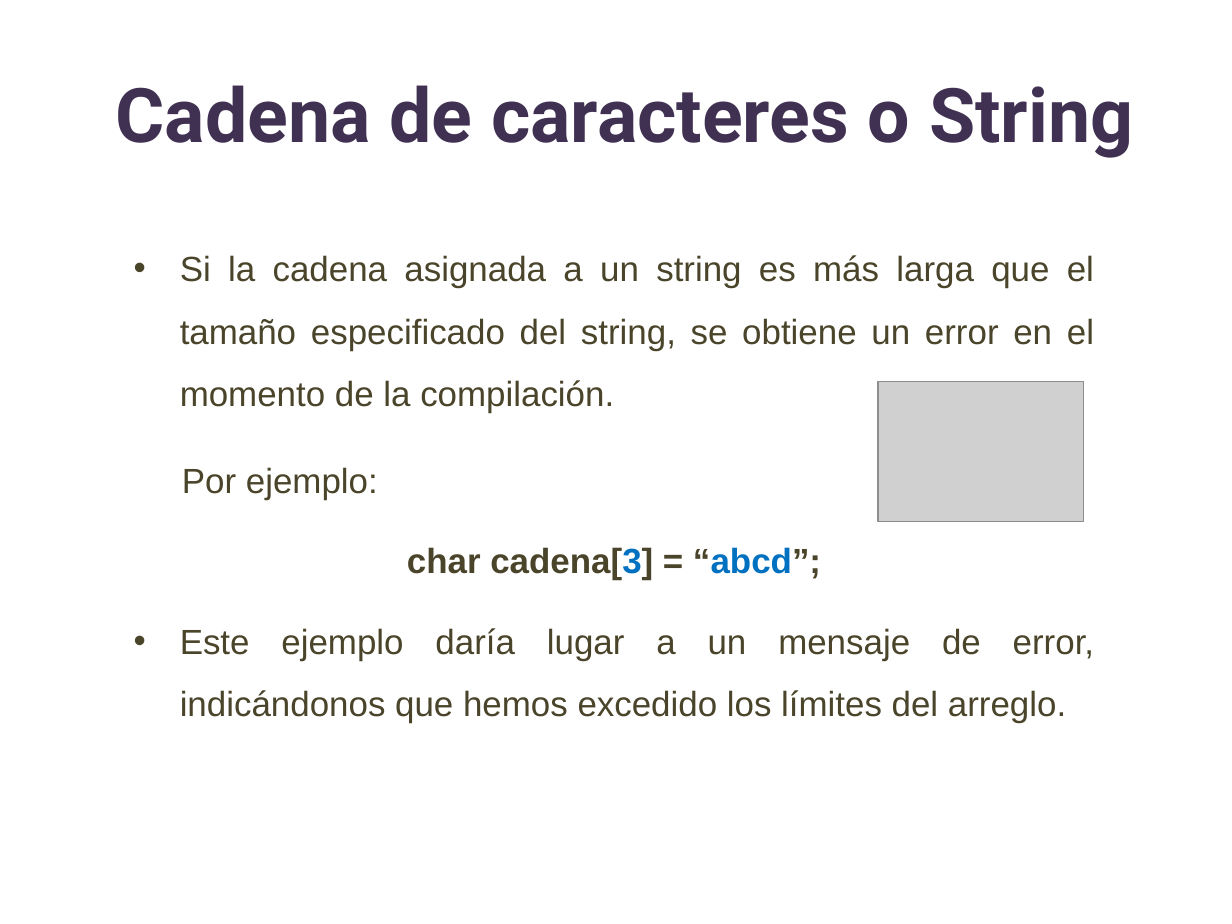
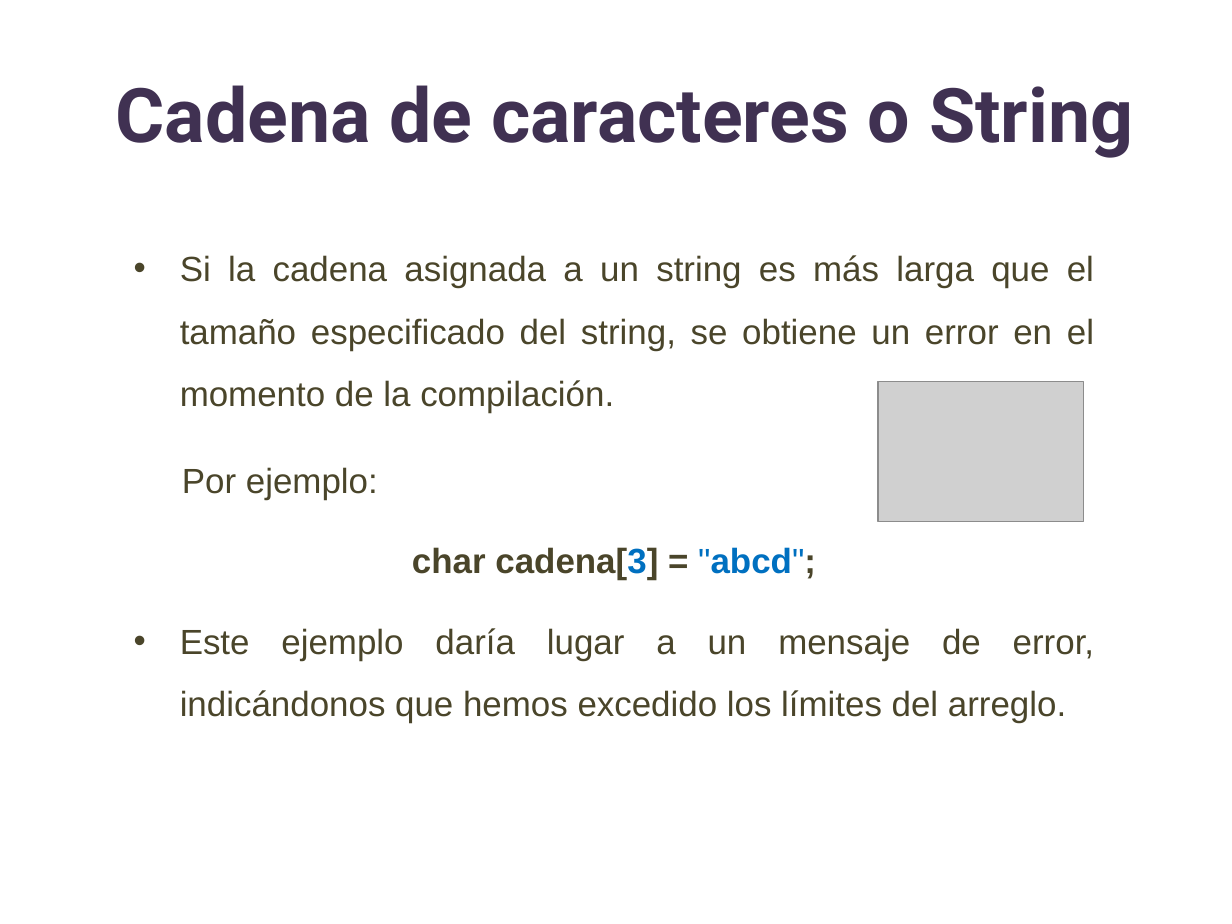
Before and after one commit to lizetheP/SolucionProblemas, a slide deck: slide 4 of CalendarioAgo20/Presentaciones/12_Cadenas.pptx. Drawn at 1232x924 pixels with LibreOffice and Linux fonts; fonts in the diff are those of the drawing; grey boxes stand for pictures. Boxes give left, top, right and bottom in pixels: in the first picture for what was removed or moved away, otherwise in the second. Text is boxed around its words. In the diff, an @@ line names an element or a change of style, - is before the commit and + after.

```diff
--- a/CalendarioAgo20/Presentaciones/12_Cadenas.pptx
+++ b/CalendarioAgo20/Presentaciones/12_Cadenas.pptx
@@ text at bbox=[412, 547, 816, 580]: text changed @@
-char cadena[3] = “abcd”;
+char cadena[3] = "abcd";
```
Also in this commit, not shown: 10 other slides changed, 3 other files.
